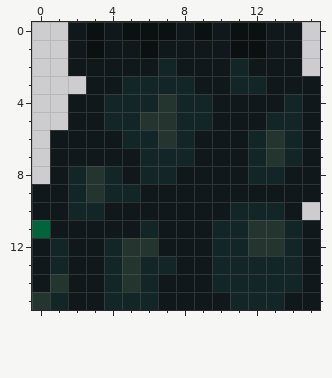
Edited in one commit: pixel-art sprite (StoneOfAdventure_2019_UnityProject/Assets/Sprites/Tile2Podem.png). This is how it looked before the edit.
The file is 16x16 pixels. Colours within 5 levels of each other are drawn and written as one.
After the commit:
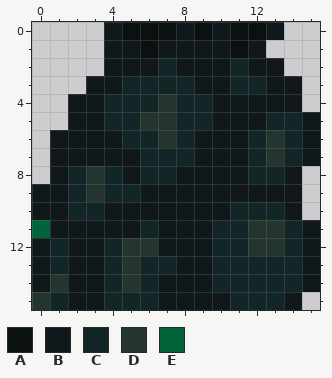
Palette (. is transparent): A #0b1011  B #10181b  C #122527  D #23352e  E #02643a
From old to new:
@@ x 0..15 @@
- 0 ..BABAAABABAABB.
- 1 ..BABBABBBBAABB.
- 2 ..BBBBBCBBBCBBB.
- 3 ...BBCCCCBBCCBBB
- 4 ..BBCCCDCCBBBBCB
+ 0 ....BAAABABAAB..
+ 1 ....BBABBBBAB...
+ 2 ....BBBCBBBCBB..
+ 3 ...BBCCCCBBCCBB.
+ 4 ..BBCCCDCCBBBBB.
  5 ..BBCCDDCCBBBCCB
@@ x 13..15 @@
  7 DCB
- 8 CBB
- 9 BBB
+ 8 CB.
+ 9 BB.
 10 CB.
@@ x 13..15 @@
 14 CCB
-15 CBB
+15 CB.
Pixel boxes of the changes (left, top, right, bottom) in both pictures:
erased: (68, 22, 104, 76)
changed: (248, 22, 320, 202)
erased: (302, 292, 320, 310)
